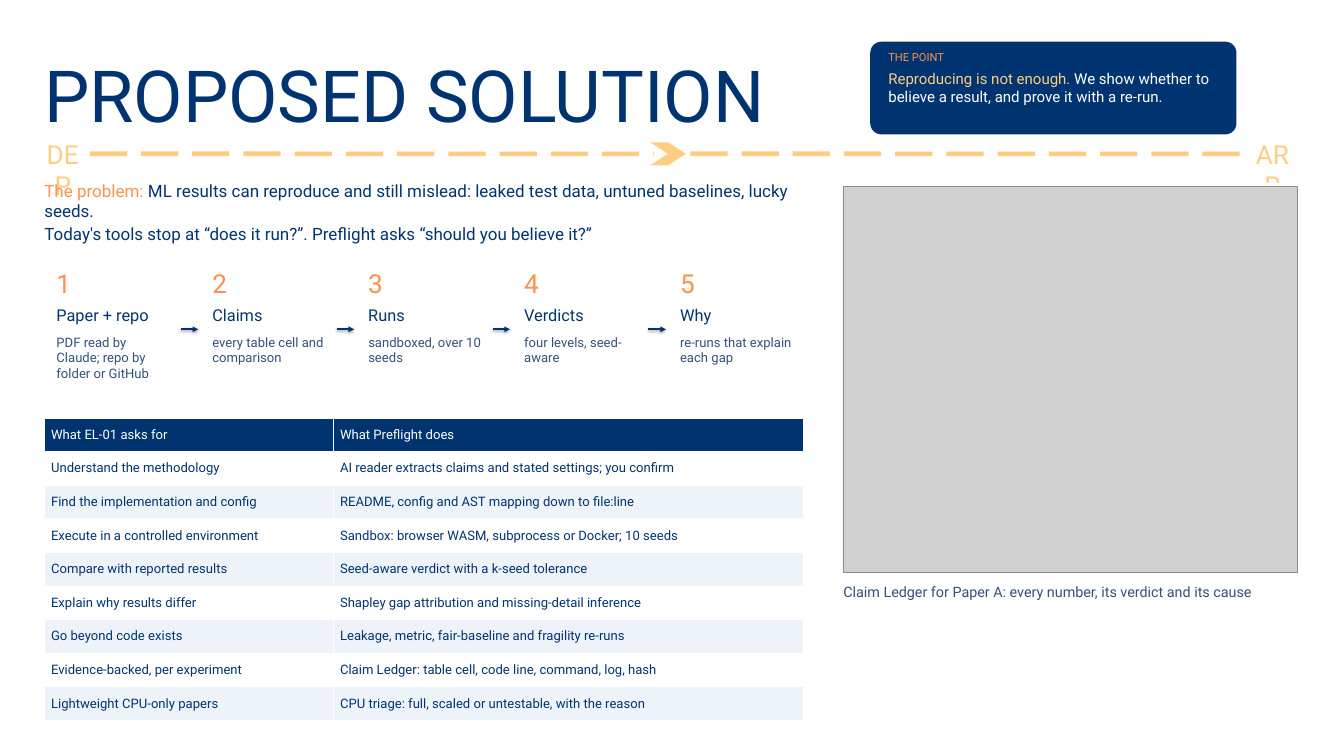
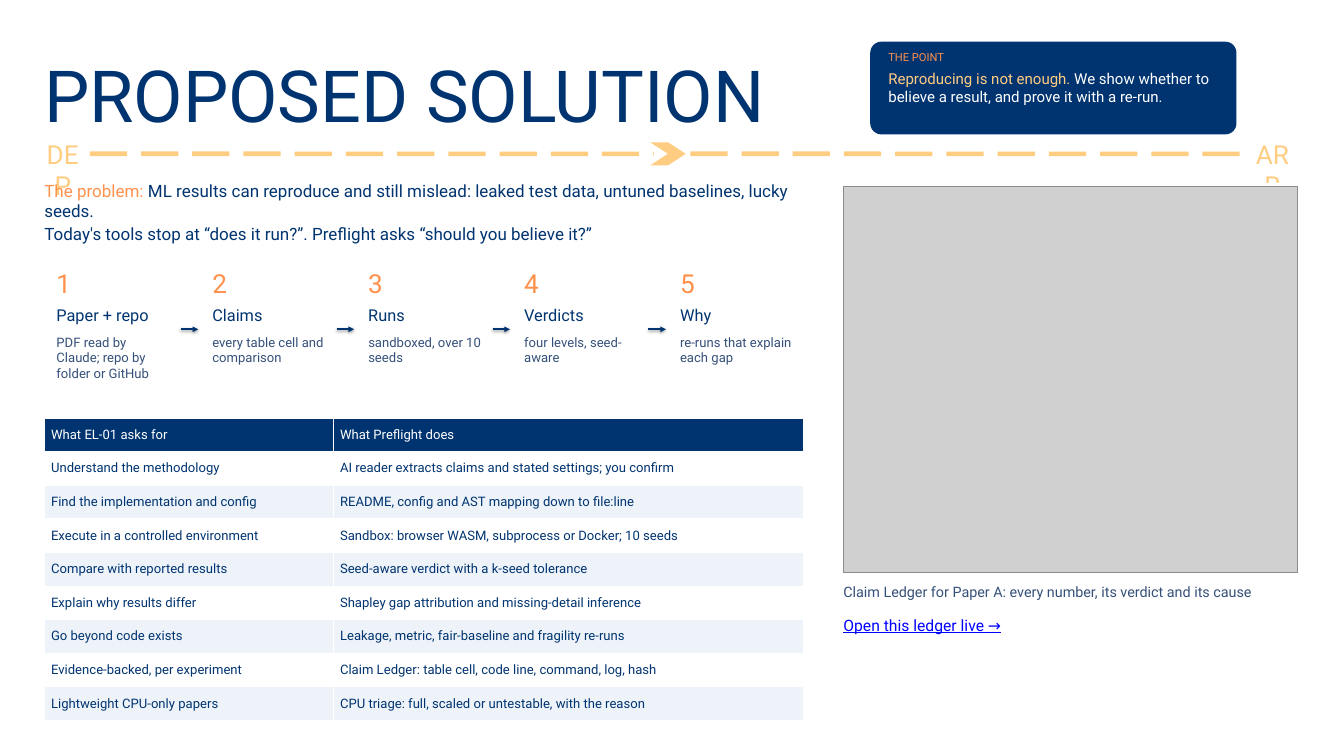
Before and after one commit to preflight-el01/preflight, a slide deck: slide 2 of dist/EL-01_TeamPreflight.pptx. Drawn at 1344x756 pixels with LibreOffice and Linux fonts; fonts in the diff are those of the drawing; grey boxes stand for pictures; background and template pictures are left out. Boxes give left, top, right and bottom in pixels: in the first picture for what was removed or moved away, otherwise in the second. Text is boxed around its words. In the diff, an @@ line names an element or a change of style, - is before the commit and + after.

```diff
--- a/dist/EL-01_TeamPreflight.pptx
+++ b/dist/EL-01_TeamPreflight.pptx
@@ text added at <box>843,619,984,635</box>, 16.8 pt, text #0000FF, underline @@
+Open this ledger live →
```
Also in this commit, not shown: 4 other slides changed, 2 other files.
